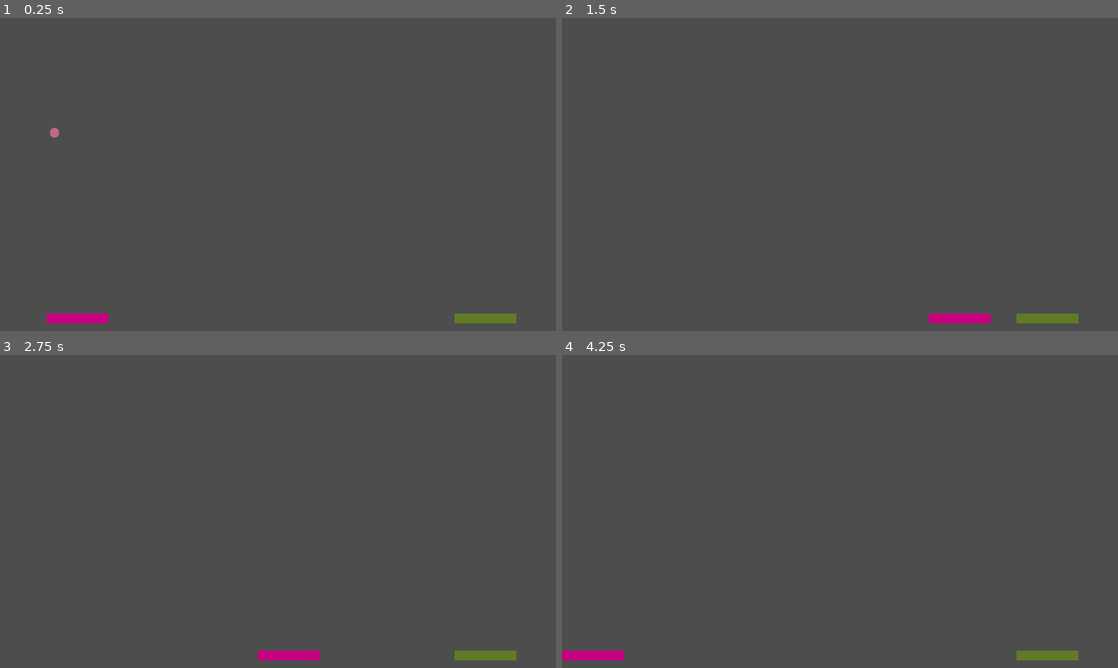
Above: before the commit, frames 1-4 (two rows, left to right).
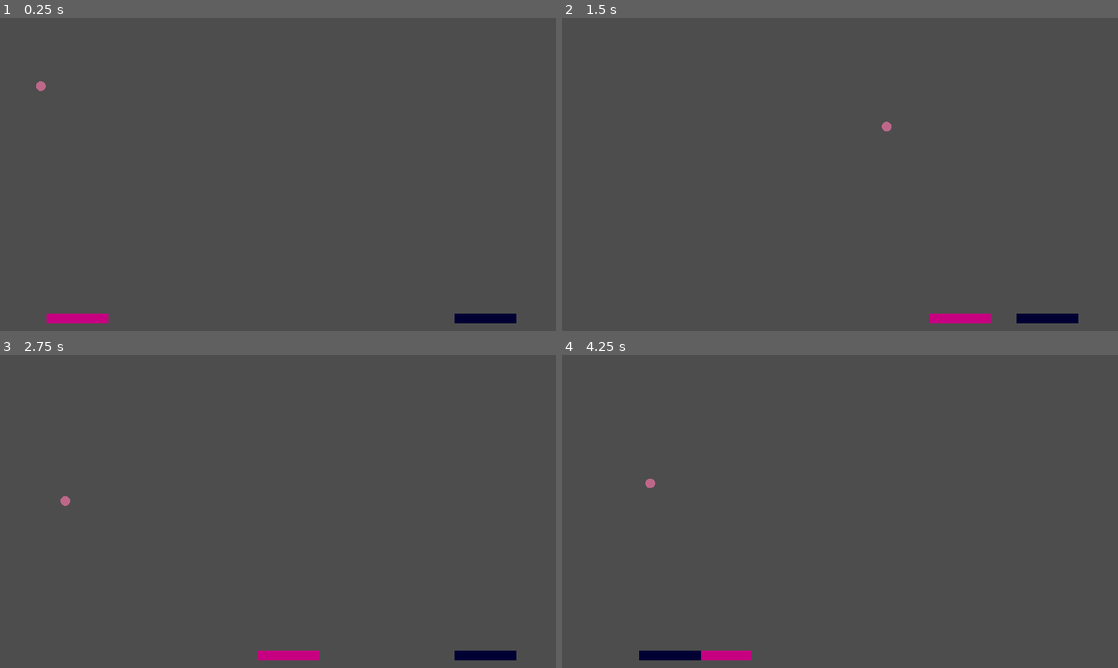
Above: after the commit, the same moments.

Repository: antoniskalou/GravityPong
Game: Godot game, scene res://src/main.tscn
The game is run twice, just before and just after one commit, with the same random seed, the same clock (stepped at 60 frames per second) and the same inputs.
Inputs:
- Up to frame 1 (0.25 s): no input
- Up to frame 2 (1.5 s): hold D (move_right) from 0.53 s (still down)
- Up to frame 3 (2.75 s): release D (move_right) at 2.03 s; hold A (move_left) from 2.03 s (still down)
- Up to frame 4 (4.25 s): keep holding A (move_left)

The runs differ from the first frame. In frame 1, 0.4% of the frame differs, in the area x 6-93%, y 20-98%; in frame 2, 0.4%; in frame 3, 0.4%; in frame 4, 1.4%, in the area x 0-93%, y 39-98%.

Commit message:
Add lives and ball spawner

Diff:
--- a/src/ball.tscn
+++ b/src/ball.tscn
@@ -10,6 +10,7 @@
 
 [node name="Ball" type="CharacterBody2D"]
 collision_layer = 2
+collision_mask = 5
 script = ExtResource("1_jwrfy")
 
 [node name="MeshInstance2D" type="MeshInstance2D" parent="."]
--- /dev/null
+++ b/src/ball_spawner.gd
@@ -0,0 +1,61 @@
+extends Area2D
+class_name BallSpawner
+
+const BallScene: = preload("res://src/ball.tscn") as PackedScene
+
+@export var min_speed := -400.0
+@export var max_speed := 400.0
+
+# can safely assume shape will always exist, since warning is shown to user
+# if they don't add a collision shape
+#
+# will also assume its a rectangle...
+@onready var spawn_area: RectangleShape2D = shape_owner_get_shape(0, 0)
+
+
+func _ready() -> void:
+	if not spawn_area is RectangleShape2D:
+		push_warning("Child collider must be a rectangle shape. Spawn will fail!")
+
+# TESTING ONLY!! used for spawning a whole bunch of balls
+# func _process(delta: float) -> void:
+#       spawn_randomly()
+
+func spawn(position: Vector2, velocity: Vector2) -> Node2D:
+	var ball = BallScene.instantiate()
+	ball.position = position
+	ball.velocity = velocity
+	add_child(ball)
+	return ball
+
+
+func spawn_randomly() -> Node2D:
+	var position = position_to_spawn(spawn_area)
+	var speed = randi_range(min_speed, max_speed)
+	var velocity = Vector2(speed, 0)
+	return spawn(position, velocity)
+
+
+func despawn(ball: Node2D) -> void:
+	remove_child(ball)
+	ball.queue_free()
+
+
+func despawn_all() -> void:
+	for ball in spawned():
+		despawn(ball)
+
+
+## returns a list of all spawned objects
+func spawned() -> Array:
+	# spawned objects aren't owned by this node
+	return find_children("*", "CharacterBody2D", false, false)
+
+
+func position_to_spawn(shape: RectangleShape2D) -> Vector2:
+	var pos_min = position
+	var pos_max = pos_min + shape.size
+	return Vector2(
+		randi_range(pos_min.x, pos_max.x),
+		randi_range(pos_min.y, pos_max.y)
+	)
--- a/src/main.gd
+++ b/src/main.gd
@@ -2,22 +2,37 @@
 
 @export var players: Array[CharacterBody2D]
 
-var current_player: CharacterBody2D
+var players_with_lives
+var current_player
+
+func next_player(current: CharacterBody2D) -> Dictionary:
+	var current_idx = players.find(current)
+	return players_with_lives[(current_idx + 1) % players_with_lives.size()]
 
 # Called when the node enters the scene tree for the first time.
 func _ready() -> void:
-	current_player = players[0]
-	current_player.movement_enabled = true
+	$BallSpawner.spawn_randomly()
+	players_with_lives = players.map(func (p): return { 'player': p, 'lives': 3 })
+	current_player = players_with_lives[0]
+	current_player['player'].movement_enabled = true
 	for p in players:
 		p.connect("paddle_hit", _on_paddle_hit)
 
 
-func _on_paddle_hit(paddle: CharacterBody2D):
-	if current_player == paddle:
-		current_player.movement_enabled = false
-		var current_idx = players.find(current_player)
-		current_player = players[(current_idx + 1) % players.size()]
-		current_player.movement_enabled = true
+func _on_paddle_hit(paddle: CharacterBody2D) -> void:
+	if current_player['player'] == paddle:
+		current_player['player'].movement_enabled = false
+		current_player = next_player(current_player['player'])
+		current_player['player'].movement_enabled = true
 	else:
 		# TODO: decide what to do when the ball hits a non-player
 		pass
+
+
+func _on_ball_left_scene(body: Node2D) -> void:
+	current_player['lives'] -= 1
+	print(current_player['player'].name, " lives left: ", current_player['lives'])
+	if current_player['lives'] < 0:
+		print("Game over! ", next_player(current_player['player'])['player'].name, " wins!")
+	$BallSpawner.despawn_all()
+	$BallSpawner.spawn_randomly()
--- a/src/main.tscn
+++ b/src/main.tscn
@@ -1,14 +1,20 @@
-[gd_scene load_steps=6 format=3 uid="uid://dfd1634uvdqem"]
+[gd_scene load_steps=8 format=3 uid="uid://dfd1634uvdqem"]
 
 [ext_resource type="PackedScene" uid="uid://dkeyt7cb0fu1c" path="res://src/paddle.tscn" id="1_58283"]
 [ext_resource type="Script" path="res://src/main.gd" id="1_mckqf"]
-[ext_resource type="PackedScene" uid="uid://crq7spff1qev5" path="res://src/ball.tscn" id="2_6cp3u"]
+[ext_resource type="Script" path="res://src/ball_spawner.gd" id="4_gfbqr"]
 
 [sub_resource type="RectangleShape2D" id="RectangleShape2D_kyniw"]
 size = Vector2(24, 652)
 
 [sub_resource type="RectangleShape2D" id="RectangleShape2D_6g0ek"]
 size = Vector2(1152, 20)
+
+[sub_resource type="RectangleShape2D" id="RectangleShape2D_8srxq"]
+size = Vector2(1153, 83)
+
+[sub_resource type="RectangleShape2D" id="RectangleShape2D_o5lbo"]
+size = Vector2(670, 141)
 
 [node name="Node" type="Node" node_paths=PackedStringArray("players")]
 script = ExtResource("1_mckqf")
@@ -39,6 +45,21 @@
 position = Vector2(576, -10)
 shape = SubResource("RectangleShape2D_6g0ek")
 
+[node name="BelowFloorDetector" type="Area2D" parent="."]
+collision_layer = 0
+collision_mask = 2
+
+[node name="CollisionShape2D" type="CollisionShape2D" parent="BelowFloorDetector"]
+position = Vector2(576.5, 689.5)
+shape = SubResource("RectangleShape2D_8srxq")
+
+[node name="BallSpawner" type="Area2D" parent="."]
+script = ExtResource("4_gfbqr")
+
+[node name="CollisionShape2D" type="CollisionShape2D" parent="BallSpawner"]
+position = Vector2(576, 84.5)
+shape = SubResource("RectangleShape2D_o5lbo")
+
 [node name="Player1" parent="." instance=ExtResource("1_58283")]
 position = Vector2(160, 622)
 platform_floor_layers = 4294967292
@@ -46,15 +67,8 @@
 movement_enabled = false
 
 [node name="Player2" parent="." instance=ExtResource("1_58283")]
+modulate = Color(0, 0.533333, 0.396078, 1)
 position = Vector2(1006, 622)
 movement_enabled = false
 
-[node name="MeshInstance2D" parent="Player2" index="0"]
-modulate = Color(0.376471, 0.482353, 0.152941, 1)
-
-[node name="Ball" parent="." instance=ExtResource("2_6cp3u")]
-position = Vector2(113, 205)
-collision_mask = 5
-motion_mode = 1
-
-[editable path="Player2"]
+[connection signal="body_entered" from="BelowFloorDetector" to="." method="_on_ball_left_scene"]
--- a/src/paddle.gd
+++ b/src/paddle.gd
@@ -10,7 +10,7 @@
 	if movement_enabled:
 		var movement := Input.get_axis("move_left", "move_right")
 		velocity.x = movement * speed
-	move_and_slide()
+		move_and_slide()
 
 
 func _on_ball_hit_detector_body_entered(body: Node2D) -> void:
